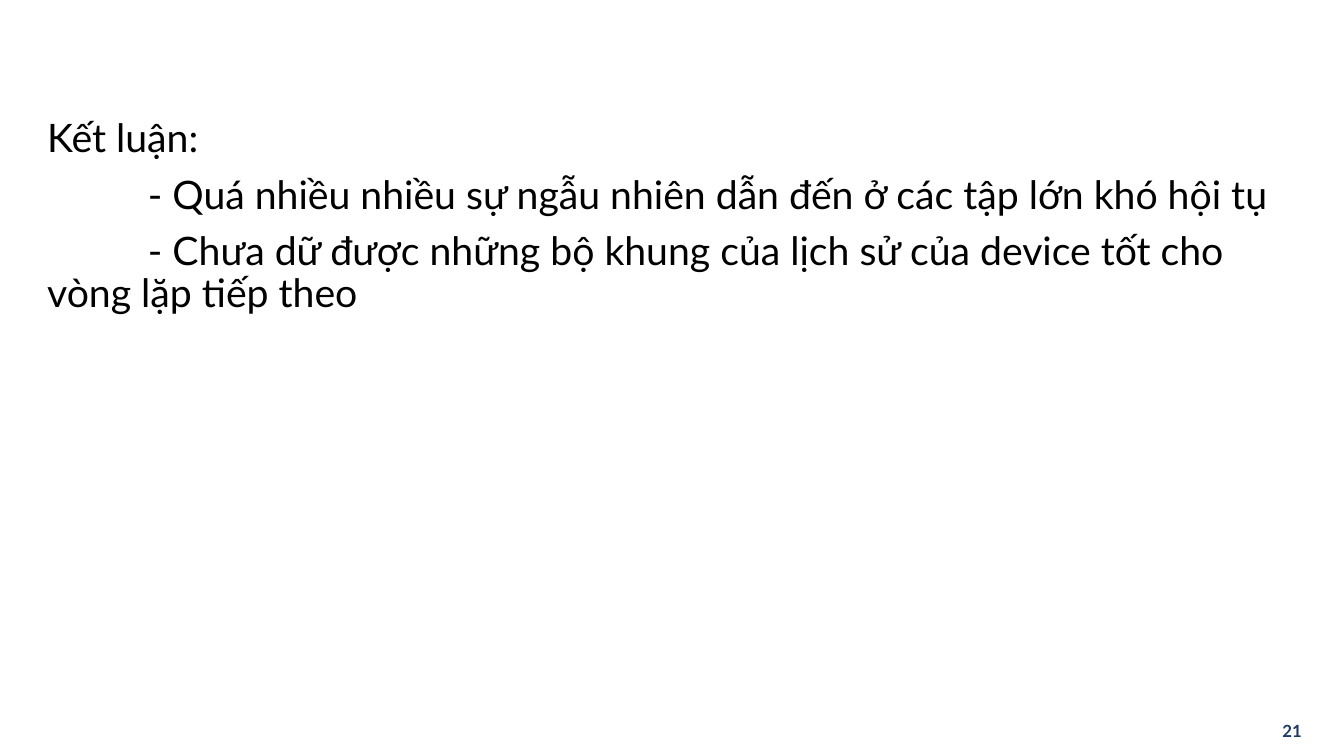
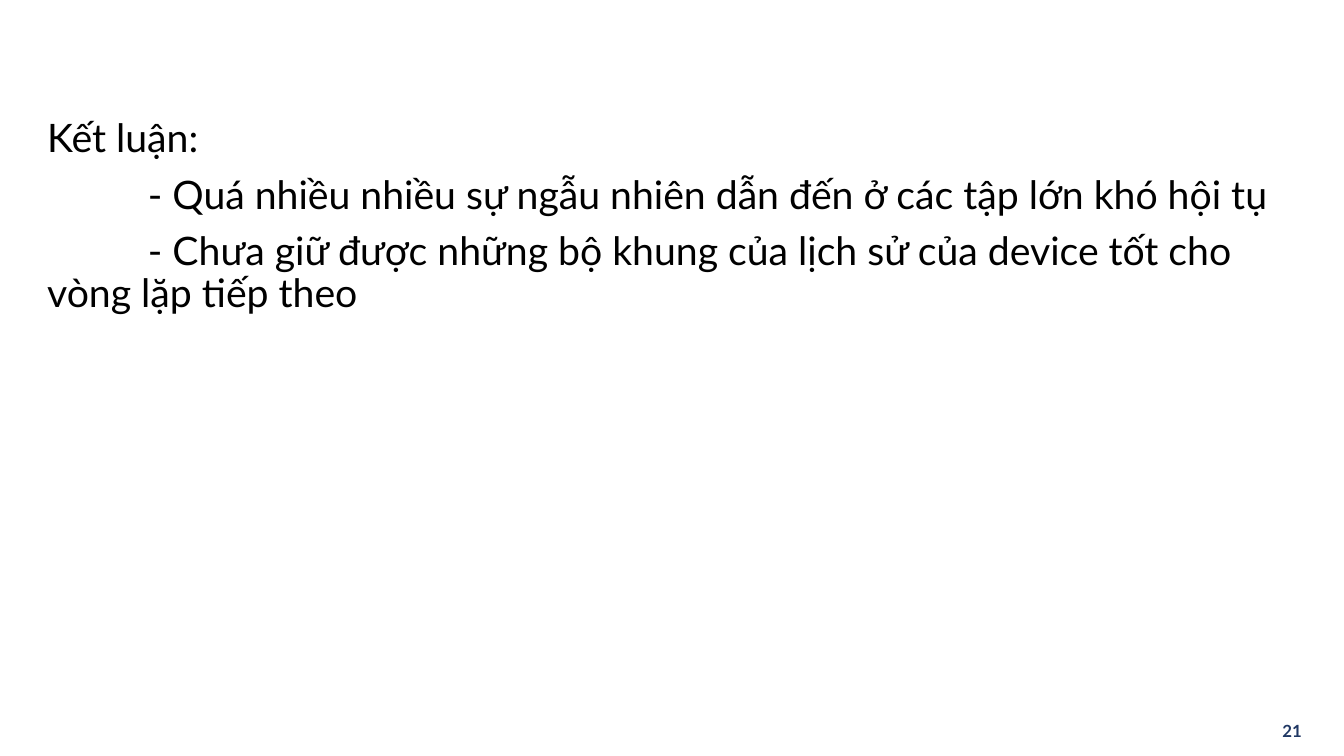
Before and after one commit to congdc00/delivery-system, a slide deck: slide 21 of slide.pptx. Drawn at 1344x756 pixels with LibreOffice and Linux fonts; fonts in the diff are those of the drawing; background and template pictures are left out. Boxes give left, top, right and bottom in pixels: in the first picture for what was removed or moved away, otherwise in the second. Text is boxed around its words. In the diff, an @@ line names an element or a change of style, - is before the commit and + after.

```diff
--- a/slide.pptx
+++ b/slide.pptx
@@ text at box(47, 233, 1231, 314): text changed @@
-- Chưa dữ được những bộ khung của lịch sử của device tốt cho vòng lặp tiếp theo
+- Chưa giữ được những bộ khung của lịch sử của device tốt cho vòng lặp tiếp theo
```
Also in this commit, not shown: 1 other slide changed, 10 other files.
